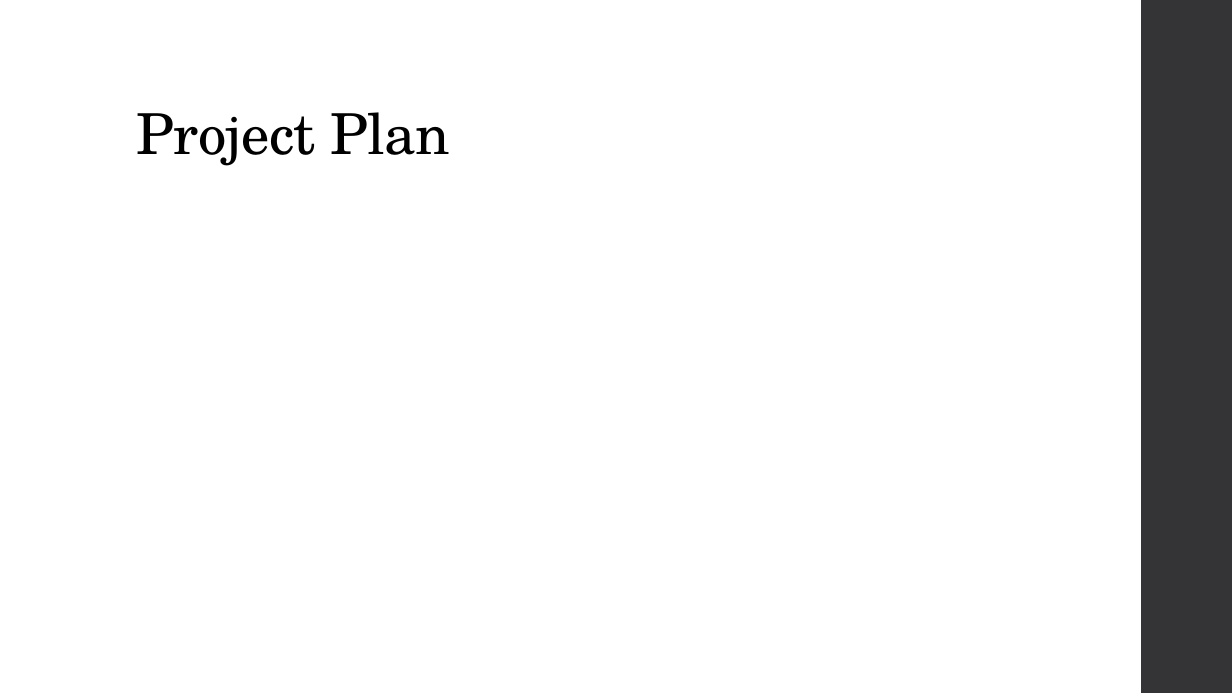
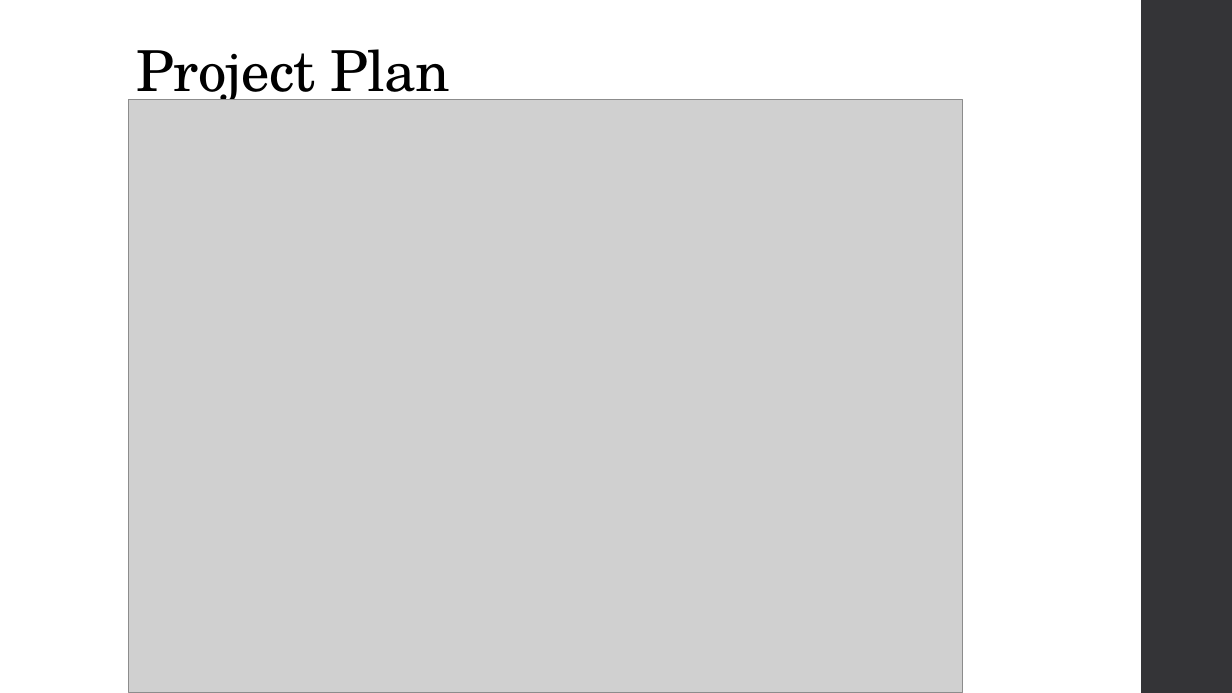
Before and after one commit to awt95/wikibot, a slide deck: slide 6 of Interim Presentation.pptx. Drawn at 1232x693 pixels with LibreOffice and Linux fonts; fonts in the diff are those of the drawing; grey boxes stand for pictures. Boxes give left, top, right and bottom in pixels: in the first picture for what was removed or moved away, otherwise in the second. Text is boxed around its words. In the diff, an @@ line names an element or a change of style, - is before the commit and + after.

```diff
--- a/Interim Presentation.pptx
+++ b/Interim Presentation.pptx
@@ title "Project Plan" rewrapped from (x1=137, y1=112, x2=449, y2=166) to (x1=137, y1=49, x2=449, y2=108) @@
@@ picture added at (x1=129, y1=100, x2=963, y2=693) @@
@@ picture added at (x1=161, y1=108, x2=963, y2=666) @@
```
Also in this commit, not shown: 2 other slides changed, 1 slide added, 1 slide removed, 5 other files.
